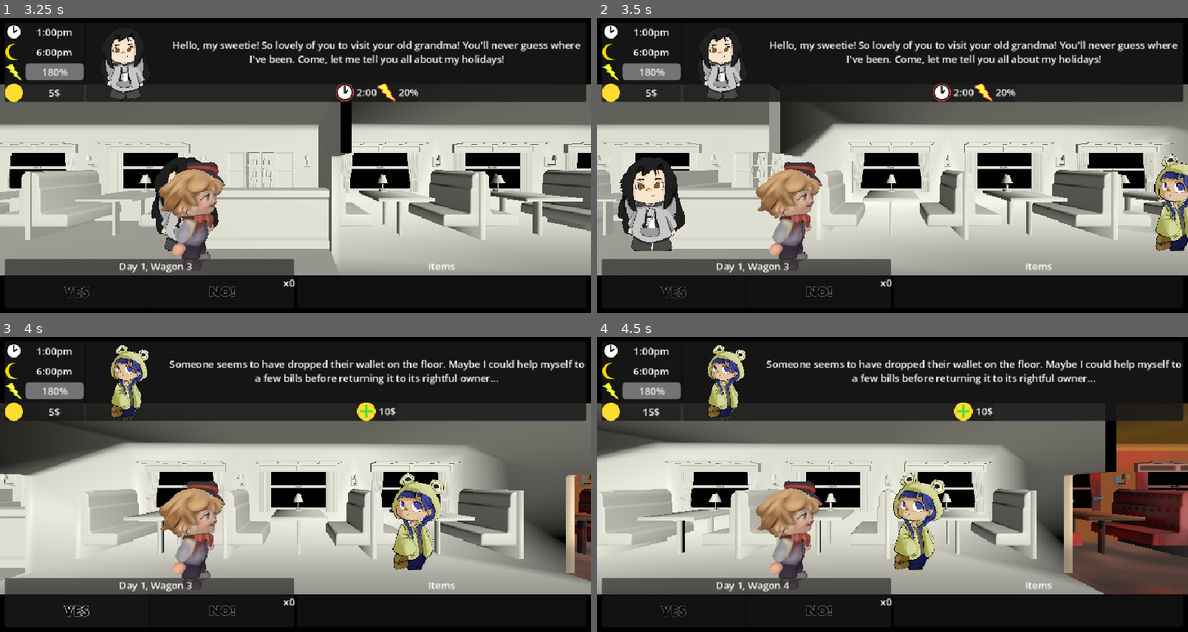
Above: before the commit, frames 1-4 (two rows, left to right).
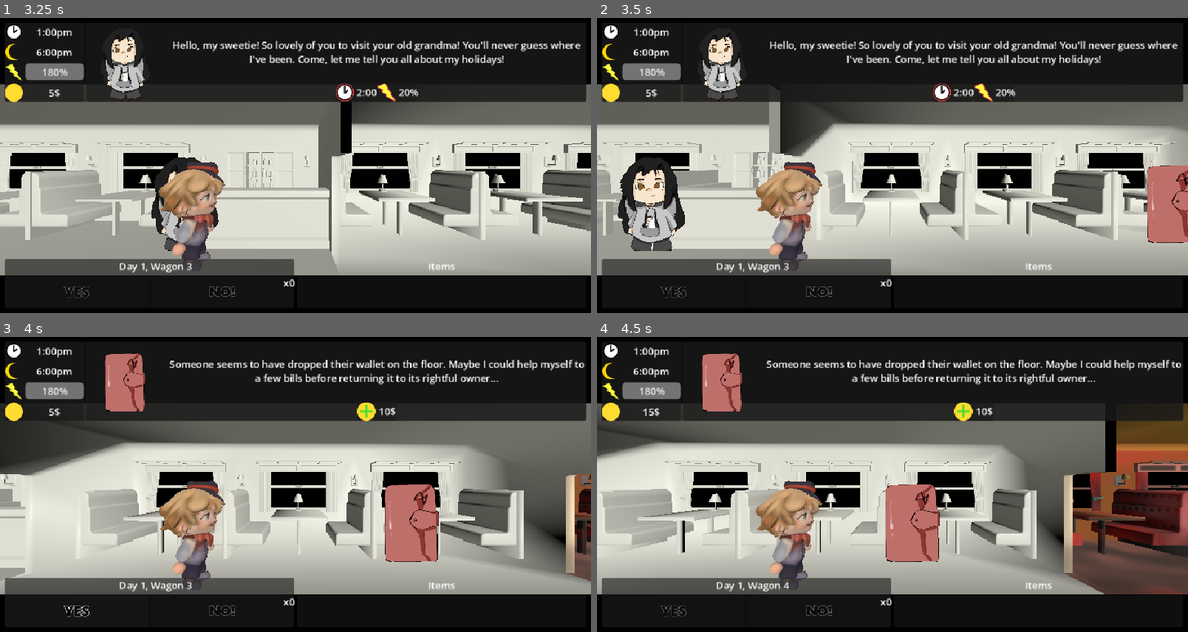
Above: after the commit, the same moments.

Repository: Smg065/WGJ2026
Game: Godot game, scene res://Scenes/MainMenu.tscn
Same seed, same stepped clock (60 frames per second), same inputs: the game is played once before the commit and once after it. The engine's default icon, where the game draws it, is replaced by a stand-in: a white triangle on a blue panel in a dark square.
Inputs (mouse positions are in pixels of both pictures, inside the frame that each line leads up to):
- Up to frame 1 (3.25 s): click "Play" at 0.5 s; click (76, 292) at 1.25 s; click "x1" at 2.75 s
- Up to frame 2 (3.5 s): no input
- Up to frame 3 (4 s): no input
- Up to frame 4 (4.5 s): click (673, 611) at 4.25 s

Frame 1 is identical in both runs. In frame 2, 2.0% of the frame differs, in the area x 93-100%, y 46-79%; in frame 3, 4.1%; in frame 4, 4.1%, in the area x 17-59%, y 2-79%.

Commit message:
Update BorrowMoney1.tres

Diff:
--- a/Resources/Requests/BorrowMoney1.tres
+++ b/Resources/Requests/BorrowMoney1.tres
@@ -1,6 +1,6 @@
 [gd_resource type="Resource" script_class="CharacterRequest" format=3 uid="uid://cg0m5rkw0g00p"]
 
-[ext_resource type="Texture2D" uid="uid://cphoiq3fvm1el" path="res://Sprites/Characters/NPC_15.png" id="1_f6ask"]
+[ext_resource type="Texture2D" uid="uid://dg08i8h3gf710" path="res://Sprites/Characters/Abandonned_wallet.png" id="1_f6ask"]
 [ext_resource type="Script" uid="uid://crmyuhxtt7onq" path="res://Scripts/CharacterRequest.gd" id="2_pcc42"]
 
 [resource]
